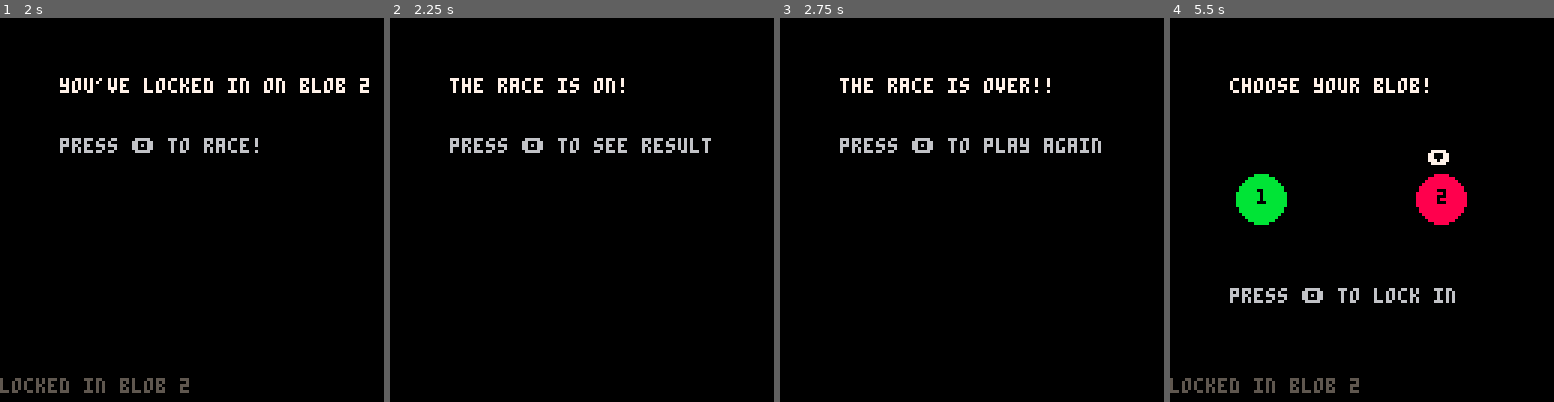
Above: before the commit, frames 1-4 (left to right).
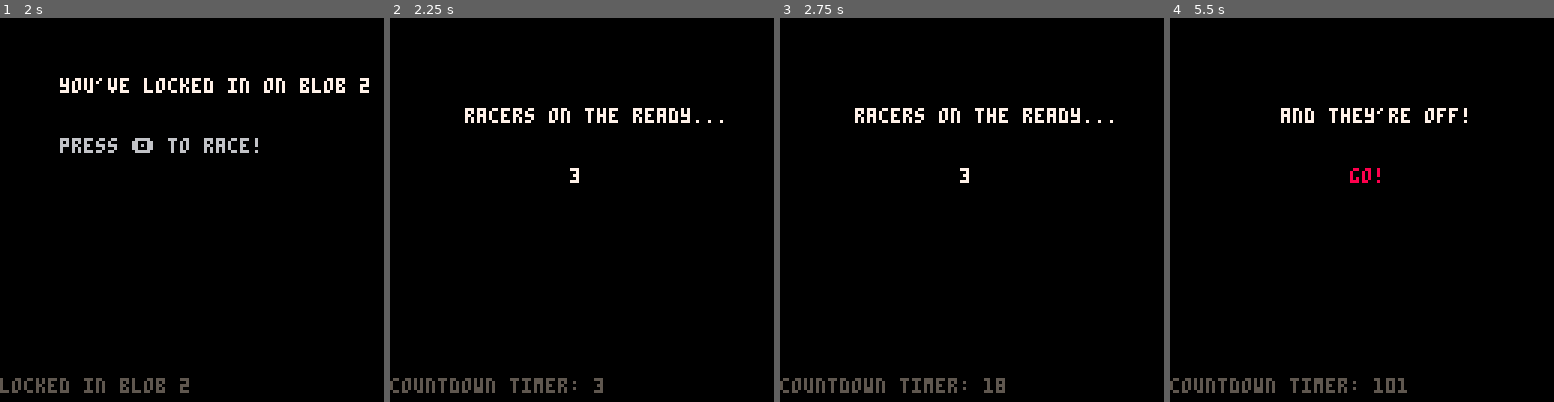
Above: after the commit, the same moments.

Repository: geopet/formula-blob
Game: PICO-8 cartridge blob_race.p8
Two runs of this game, one before a commit and one after it. Both use one fixed random seed, a clock stepped at 60 frames per second and the inputs below.
Inputs:
- Up to frame 1 (2 s): tap O (Z key) at 0.7, 1.7 s; hold Right from 1.6 s (still down)
- Up to frame 2 (2.25 s): release Right at 2.1 s; tap O (Z key) at 2.1 s
- Up to frame 3 (2.75 s): hold Right from 2.47 s (still down); tap O (Z key) at 2.5 s
- Up to frame 4 (5.5 s): tap O (Z key) every 0.4 s from 2.9 to 5.3 s; release Right at 3.03 s; hold Left 3.08-3.58 s; hold Right 4.02-4.68 s; hold Left from 5.08 s (still down)

Frame 1 is identical in both runs. In frame 2, 3.7% of the frame differs, in the area x 0-87%, y 15-98%; in frame 3, 4.0%; in frame 4, 6.1%, in the area x 0-78%, y 15-98%.

Commit message:
feat(countdown): add countdown
Adding a basic countdown. This needs some refactoring to clean up the
code around it.

Diff:
--- a/blob_race.p8
+++ b/blob_race.p8
@@ -45,6 +45,11 @@
     elseif (state == "locked_in") then
         log_msg = "locked in blob " .. selected_blob
         if (btnp(4)) then
+            state = "countdown"
+        end
+    elseif (state == "countdown") then
+        lock_timer += 1
+        if (lock_timer > 119) then
             state = "racing"
         end
     elseif (state == "racing") then
@@ -100,6 +105,43 @@
         if (logging) then
             print(log_msg, 0, 120, 5)
         end
+    elseif (state == "countdown") then
+        local announcer_msg = ""
+        local countdown_msg = ""
+        local msg_color = 7
+        log_msg = "countdown timer: " .. lock_timer
+
+        if (lock_timer < 30) then
+            announcer_msg = "racers on the ready..."
+            msg = "3"
+            msg_color = 7
+            print(announcer_msg, 25, 30, 7)
+        elseif (lock_timer < 60) then
+            announcer_msg = "on your marks..."
+            msg = "2"
+            msg_color = 10
+            print(announcer_msg, 37, 30, 7)
+        elseif (lock_timer < 90) then
+            announcer_msg = "get set..."
+            msg = "1"
+            msg_color = 9
+            print(announcer_msg, 47, 30, 7)
+        elseif (lock_timer < 120) then
+            announcer_msg = "and they're off!"
+            msg = "go!"
+            msg_color = 8
+            print(announcer_msg, 37, 30, 7)
+        else
+            announcer_msg = "there's a problem on the track!"
+            msg = "false start!"
+            msg_color = 14
+        end
+
+        print(msg, 60, 50, msg_color)
+
+        if (logging) then
+            print(log_msg, 0, 120, 5)
+        end
     elseif (state == "racing") then
         print("the race is on!", 20, 20, 7)
         print("press 🅾️ to see result", 20, 40, 6)
